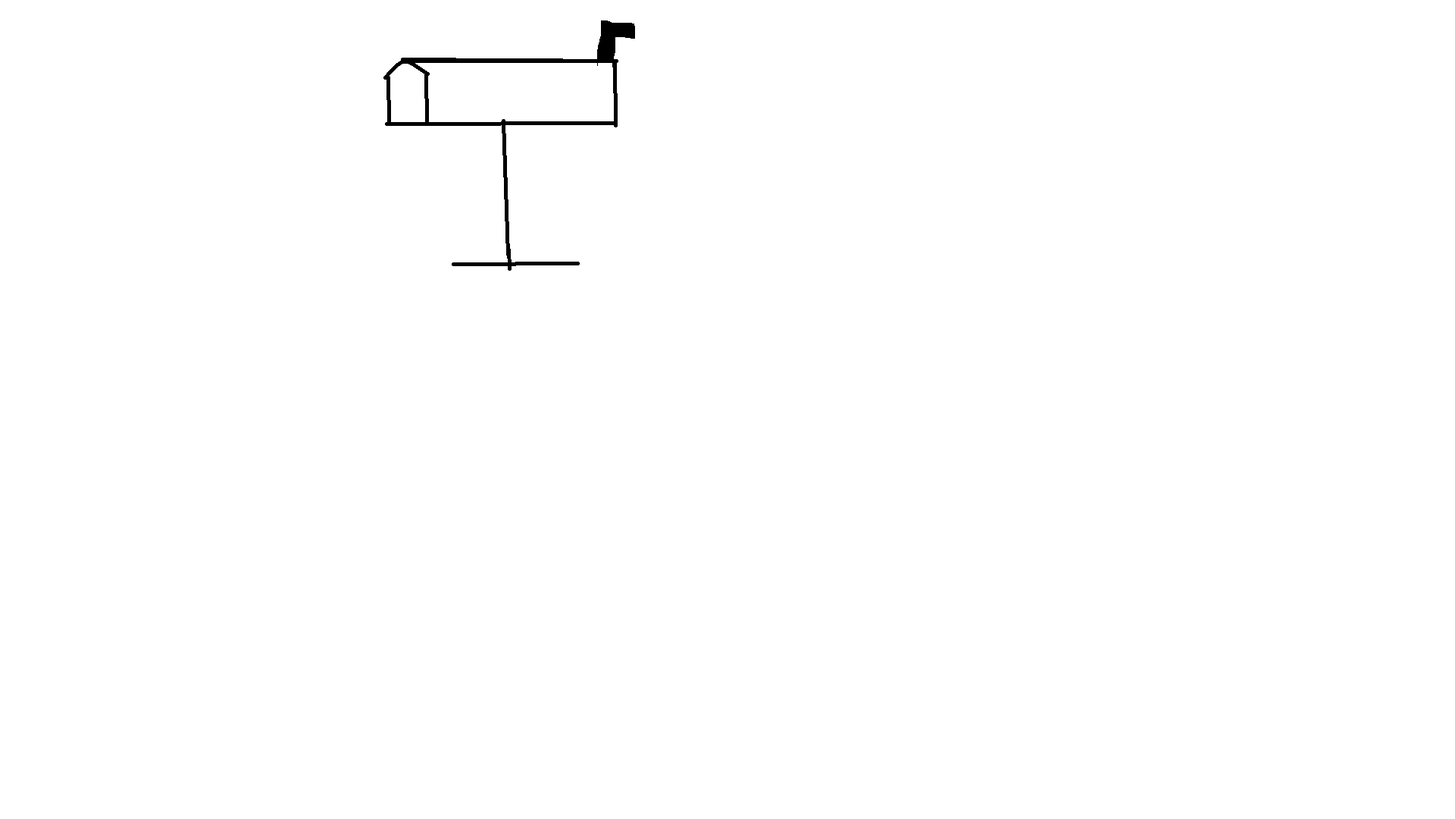
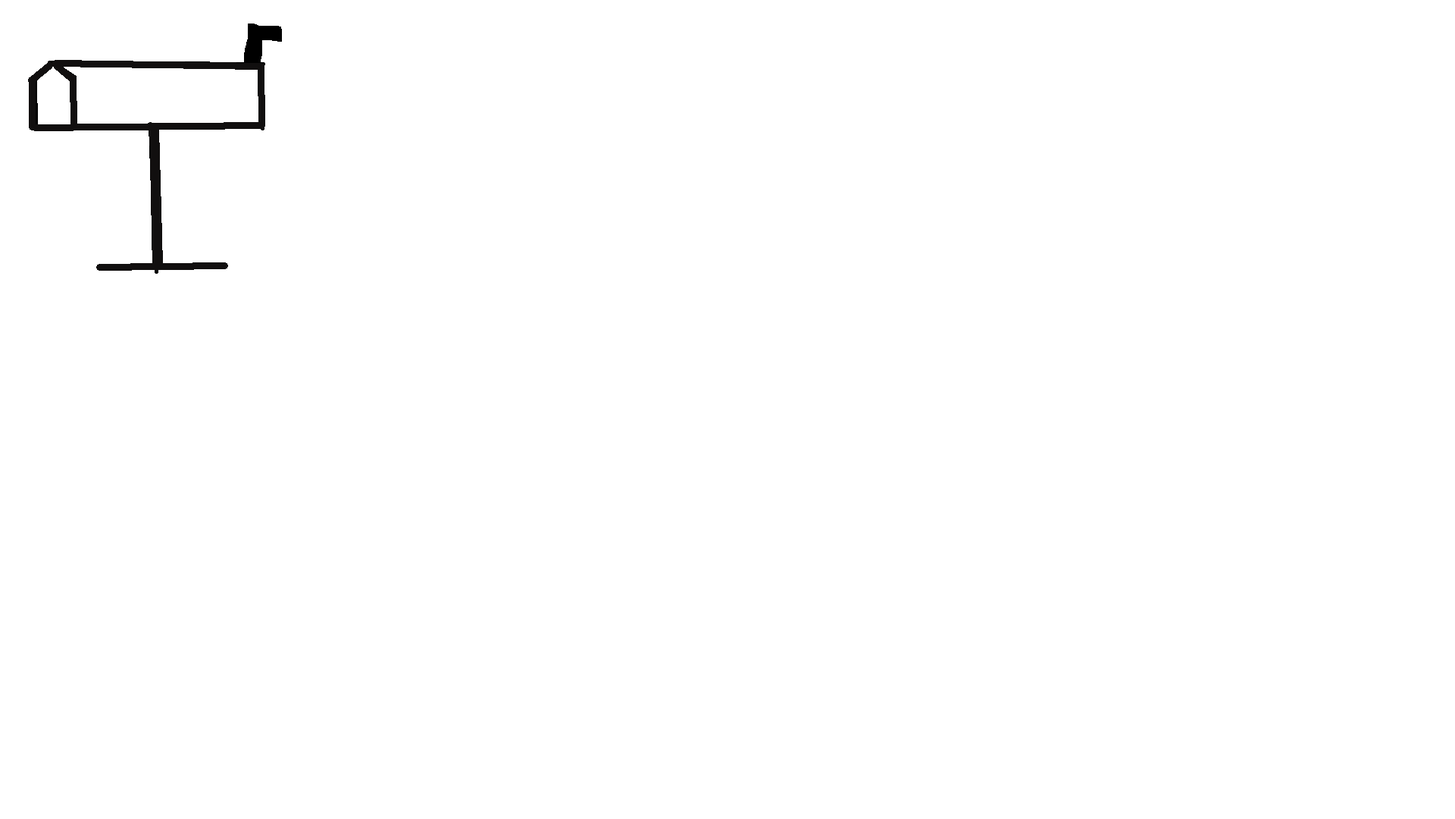
Layered file, before and after one edit (1455x819). Changes by layer:
painted on "delivery.png" over [28, 20, 636, 274]
